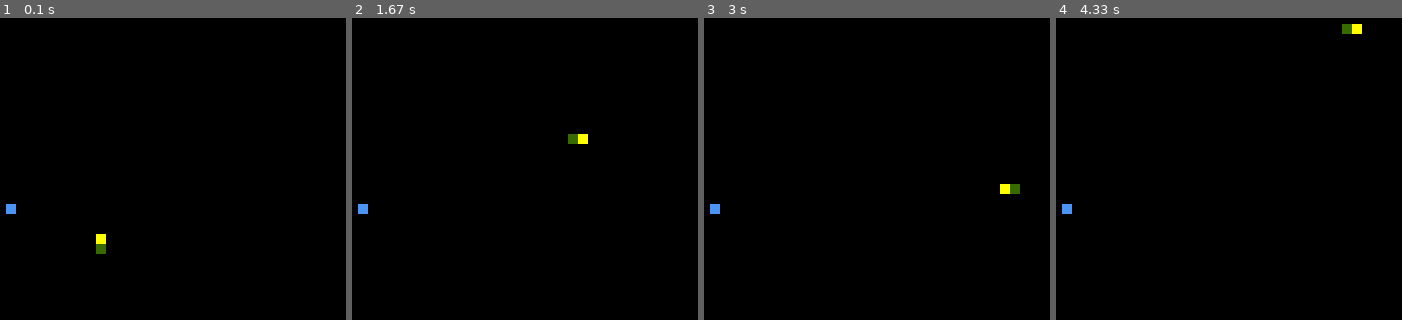
Above: before the commit, frames 1-4 (left to right).
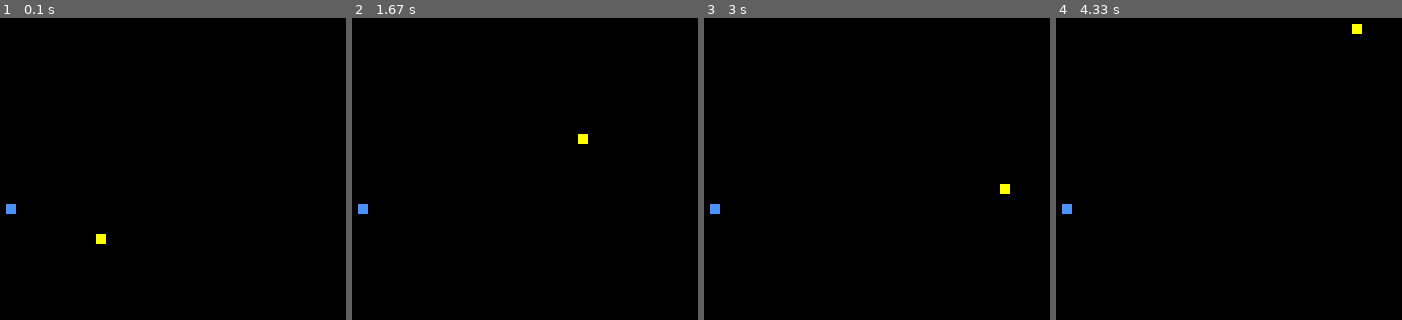
Above: after the commit, the same moments.

Repository: TysikGG/PyGameSnake
Game: pygame game, started from main.py
The game is run twice, just before and just after one commit, with the same random seed, the same clock (stepped at 60 frames per second) and the same inputs.
Inputs:
- Up to frame 1 (0.1 s): no input
- Up to frame 2 (1.67 s): hold D 0.33-0.8 s; hold W 0.83-1.13 s; hold D 1.17-1.63 s
- Up to frame 3 (3 s): hold S 2.23-2.53 s; hold A 2.57-2.97 s
- Up to frame 4 (4.33 s): hold W 3-3.37 s; hold D from 4.07 s (still down)

The runs differ from the first frame. In frame 1, 0.1% of the frame differs, in the area x 27-31%, y 74-79%; in frame 2, 0.1%; in frame 3, 0.1%; in frame 4, 0.1%.

Commit message:
Update main.py

Diff:
--- a/main.py
+++ b/main.py
@@ -13,7 +13,7 @@
 snakeLenghs = 1
 snakeXcoord = 250
 snakeYcoord = 250
-blocks = [[snakeXcoord, snakeYcoord+10]] #[snakeXcoord, snakeYcoord+10], [snakeXcoord, snakeYcoord+20]
+blocks = [] #[snakeXcoord, snakeYcoord+10], [snakeXcoord, snakeYcoord+20]
 record = 0
 isEat = False
 direction = 'up'
